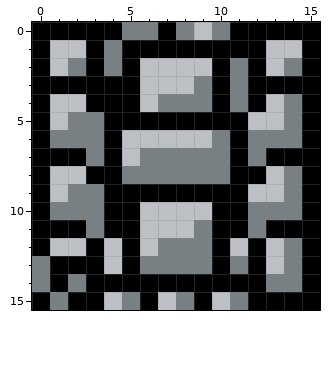
Pixel-art sprite -- Assets/Data/Images/Tilesets/Fortress/26.png. That is the earlier state.
The file is 16x16 pixels.
Now the later version:
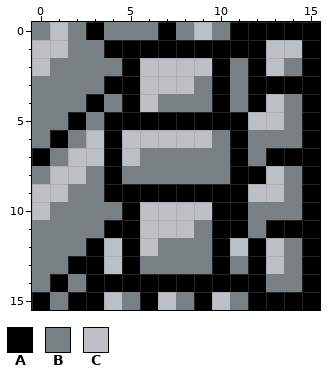
Palette (. is transparent): A #000000  B #788084  C #bcc0c4
From old to new:
y 0: x 0..2 AAA -> BCB; x 4 A -> B
y 1: x 0 A -> C; x 2..4 CAB -> BBA
y 2: x 0..1 AC -> CB; x 3 A -> B
y 3: x 0..3 AAAA -> BBBB
y 4: x 0..2 ACC -> BBB; x 4 A -> B
y 5: x 0..2 ACB -> BBA
y 6: x 0..1 AB -> BA; x 3 B -> C
y 7: x 1..3 AAB -> BCC
y 8: x 0 A -> B; x 3 A -> B
y 9: x 0 A -> C
y 10: x 0 A -> C; x 4 A -> B
y 11: x 0..2 AAA -> BBB
y 12: x 0..2 ACC -> BBB
y 13: x 1 A -> B
